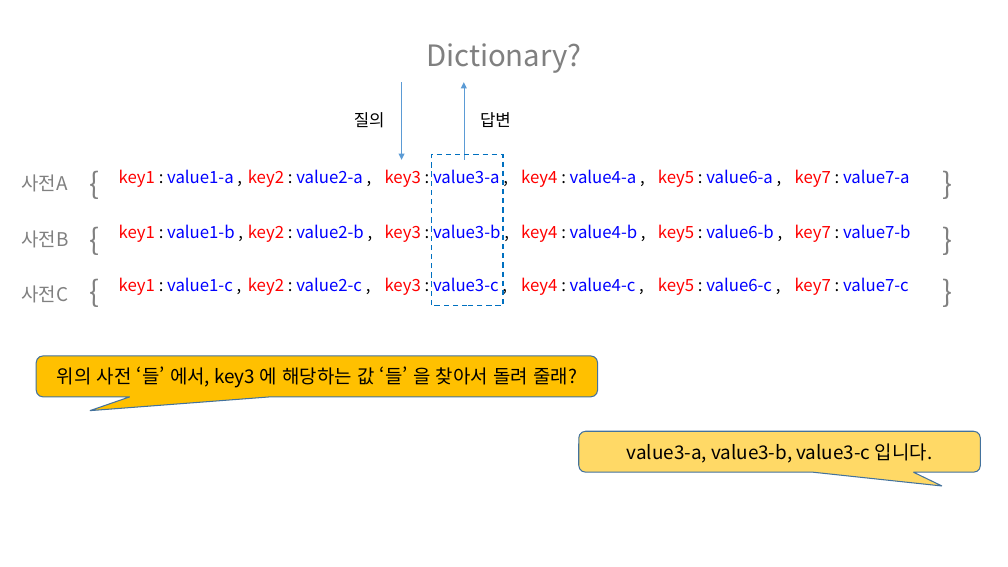
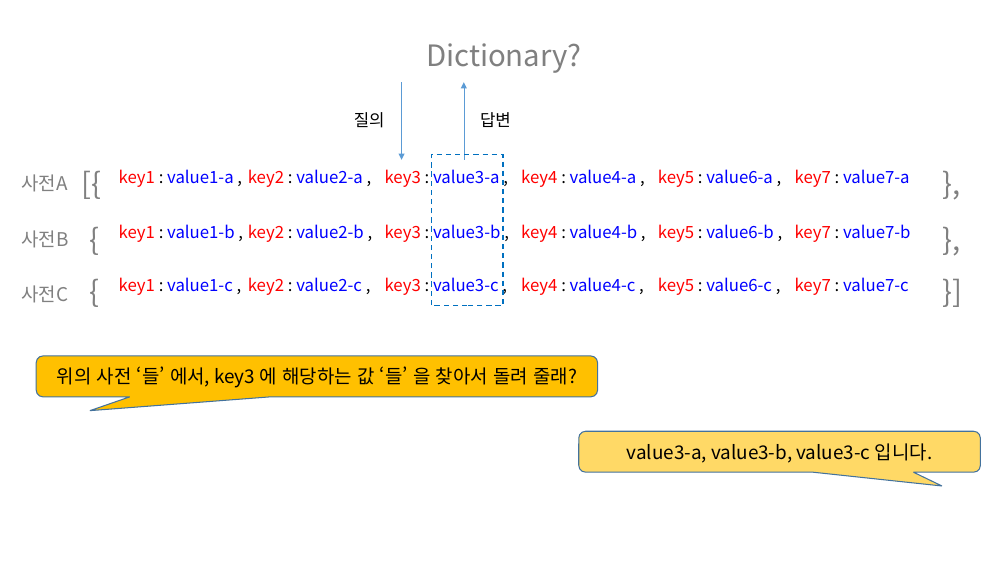
Before and after one commit to hnanmal/mQ, a slide deck: slide 12 of DynamoUserGroup/20221118_부산 세미나 준비/documentum/DynDict활용_발표자료.pptx. Drawn at 1008x567 pixels with LibreOffice and Linux fonts; fonts in the diff are those of the drawing. Boxes give left, top, right and bottom in pixels: in the first picture for what was removed or moved away, otherwise in the second. Text is boxed around its words. In the diff, an @@ line names an element or a change of style, - is before the commit and + after.

```diff
--- a/DynamoUserGroup/20221118_부산 세미나 준비/documentum/DynDict활용_발표자료.pptx
+++ b/DynamoUserGroup/20221118_부산 세미나 준비/documentum/DynDict활용_발표자료.pptx
@@ text at [73,144,113,199]: text changed @@
-{
+[{
@@ text at [935,144,975,199]: text changed @@
-}
+},
@@ text at [935,200,975,255]: text changed @@
-}
+},
@@ text at [935,252,975,307]: text changed @@
-}
+}]
```
Also in this commit, not shown: 9 other slides changed, 3 slides added, 2 other files.
